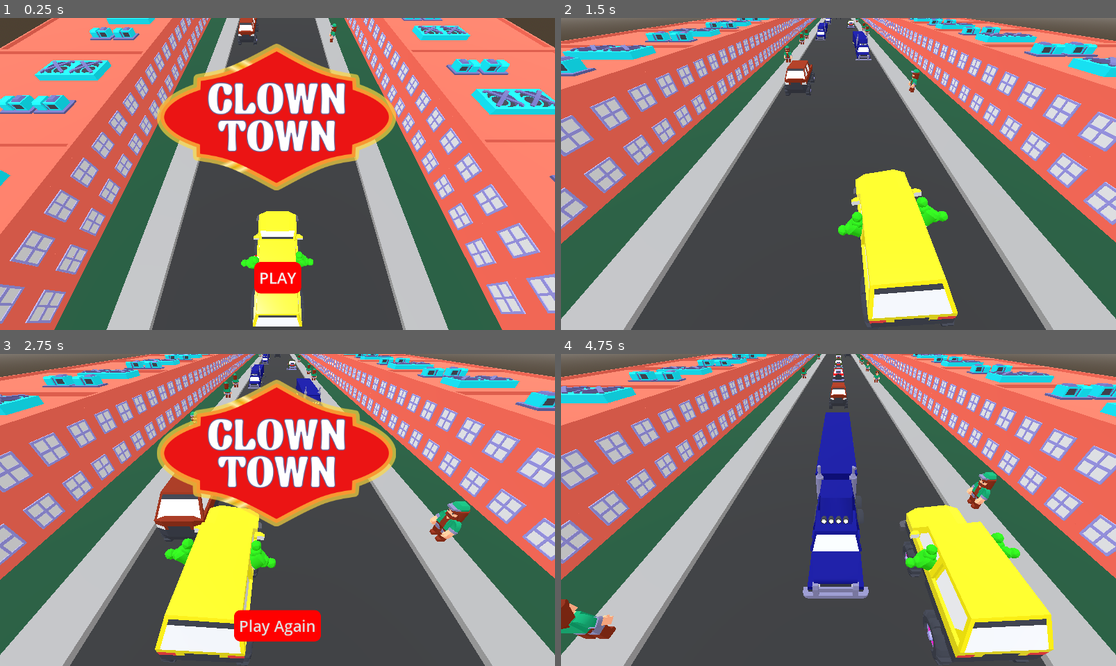
Above: before the commit, frames 1-4 (two rows, left to right).
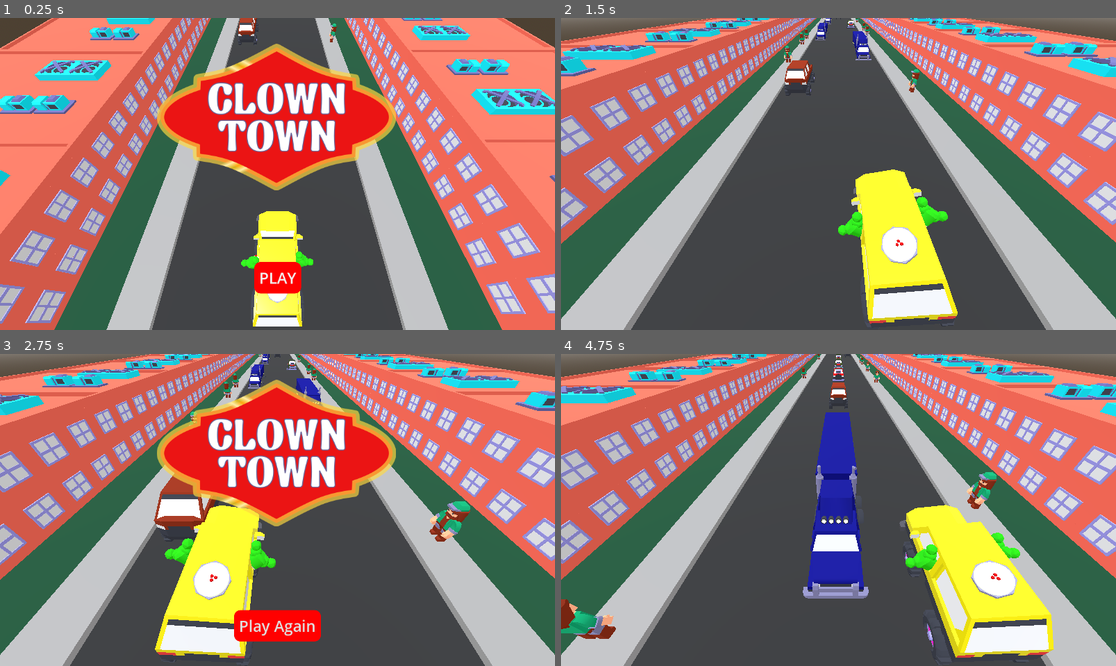
Above: after the commit, the same moments.

Repository: the-g-force/ClownTown
Game: Godot game, scene res://world.tscn
Two runs of this game, one before a commit and one after it. Both use one fixed random seed, a clock stepped at 60 frames per second and the inputs below.
Inputs:
- Up to frame 1 (0.25 s): no input
- Up to frame 2 (1.5 s): click "PLAY" at 0.5 s; hold D (move_right) from 1.28 s (still down)
- Up to frame 3 (2.75 s): release D (move_right) at 2.03 s; hold A (move_left) from 2.03 s (still down)
- Up to frame 4 (4.75 s): release A (move_left) at 2.75 s; click "Play Again" at 2.75 s; hold D (move_right) from 3.53 s (still down)

The runs differ from the first frame. In frame 1, less than 0.1% of the frame differs, in the area x 48-52%, y 88-92%; in frame 2, 0.6%; in frame 3, 0.6%; in frame 4, 0.7%, in the area x 73-83%, y 66-79%.

Commit message:
Add a spinning pie

Diff:
--- a/project/player/player.gd
+++ b/project/player/player.gd
@@ -2,6 +2,7 @@
 extends Area3D
 
 const PROJECTILE := preload("res://projectile/projectile.tscn")
+const _PIE_ROTATION_SPEED := 0.1
 
 @export var lane_width := 6.0
 @export var lane_change_time := 0.5
@@ -18,6 +19,7 @@
 
 @onready var _throw_sound := $ThrowSound
 @onready var _crash_sound := $CrashSound
+@onready var _pie_stand : Node3D = %PieStand
 
 func _process(delta:float)->void:
 	var direction : int = sign(Input.get_axis("move_left", "move_right"))
@@ -29,6 +31,8 @@
 	if shoot_direction != 0 and _can_shoot:
 		_shoot(shoot_direction)
 	position.z -= forward_speed * delta
+
+	_pie_stand.rotate_object_local(Vector3.UP, _PIE_ROTATION_SPEED)
 
 
 func _change_lanes(direction:int)->void:
--- a/project/player/player.tscn
+++ b/project/player/player.tscn
@@ -1,9 +1,10 @@
-[gd_scene load_steps=9 format=3 uid="uid://dbhexktlm6ox4"]
+[gd_scene load_steps=10 format=3 uid="uid://dbhexktlm6ox4"]
 
 [ext_resource type="Script" path="res://player/player.gd" id="1_i2emj"]
 [ext_resource type="PackedScene" uid="uid://sulwccm2q46g" path="res://player/clown_car.glb" id="2_mjiaw"]
 [ext_resource type="AudioStream" uid="uid://b44d2um4emy1f" path="res://sfx/throwing-item.wav" id="3_oc0rh"]
 [ext_resource type="AudioStream" uid="uid://ddijxifvmfagv" path="res://player/crash.wav" id="4_0vvrd"]
+[ext_resource type="PackedScene" uid="uid://sptan1ktd1u2" path="res://projectile/pie.glb" id="5_lspv1"]
 
 [sub_resource type="BoxShape3D" id="BoxShape3D_6d70y"]
 size = Vector3(1, 1.5, 2.5)
@@ -81,6 +82,13 @@
 [node name="clown_car" parent="." instance=ExtResource("2_mjiaw")]
 transform = Transform3D(1, 0, 0, 0, 1, 0, 0, 0, 1, 0, 0.7, 0)
 
+[node name="PieStand" type="Node3D" parent="clown_car"]
+unique_name_in_owner = true
+transform = Transform3D(1, 0, 0, 0, 1, 0, 0, 0, 1, 0, 0.810986, 0.712026)
+
+[node name="Pie" parent="clown_car/PieStand" instance=ExtResource("5_lspv1")]
+transform = Transform3D(1, 0, 0, 0, 0.952188, -0.305513, 0, 0.305513, 0.952188, 0, 0, 0)
+
 [node name="ThrowSound" type="AudioStreamPlayer" parent="."]
 stream = ExtResource("3_oc0rh")
 
